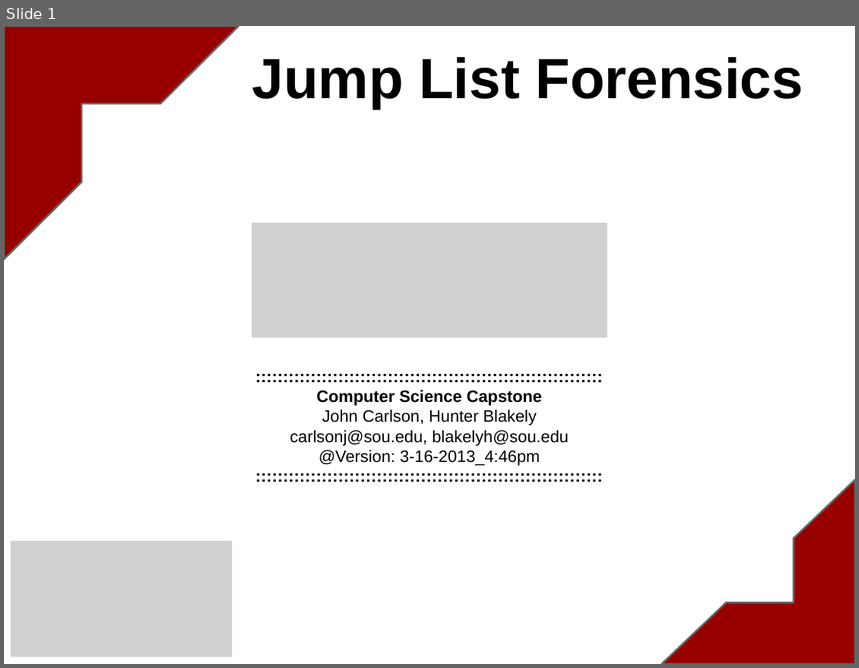
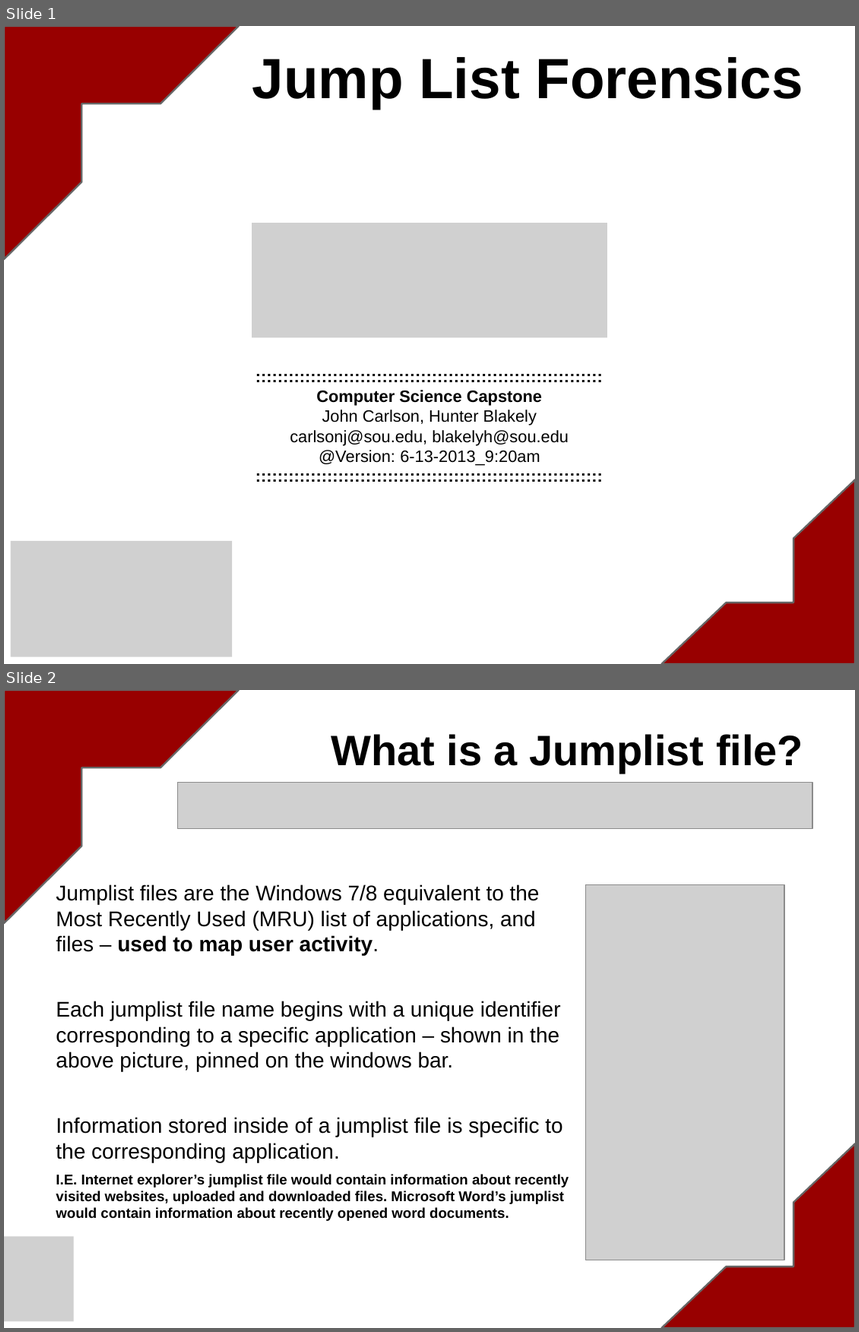
Before and after one commit to blakelyh/Jumplist, a slide deck: doc/project/WindowsJumpLists.pptx. Shown one above the other, each under a label of ours: slide 1 before the commit, slides 1 and 2 after it. The pictures are 859x668 and 859x1332 pixels, drawn with LibreOffice and Linux fonts; fonts in the diff are those of the drawing; grey boxes stand for pictures. Boxes give left, top, right and bottom in pixels: in the first picture for what was removed or moved away, otherwise in the second. Text is boxed around its words. In the diff, an @@ line names an element or a change of style, - is before the commit and + after.

```diff
--- a/doc/project/WindowsJumpLists.pptx
+++ b/doc/project/WindowsJumpLists.pptx
@@ slide 2 added at [4, 690, 855, 1328], background #FFFFFF @@
@@ half frame added at [4, 690, 239, 923], fill #980000, outline #666666 1.5 pt @@
@@ title added at [331, 734, 804, 773], 36 pt, text #000000, bold @@
+What is a Jumplist file?
@@ picture added at [177, 783, 813, 829] @@
@@ text added at [56, 885, 569, 1221], 18 pt, text #000000 @@
+Jumplist files are the Windows 7/8 equivalent to the Most Recently Used (MRU) list of applications, and files – used to map user activity.
+Each jumplist file name begins with a unique identifier corresponding to a specific application – shown in the above picture, pinned on the windows bar.
+Information stored inside of a jumplist file is specific to the corresponding application.
+I.E. Internet explorer’s jumplist file would contain information about recently visited websites, uploaded and downloaded files. Microsoft Word’s jumplist would contain information about recently opened word documents.
@@ picture added at [585, 885, 785, 1260] @@
@@ half frame added at [662, 1144, 855, 1328], fill #980000, outline #666666 1.5 pt @@
@@ picture added at [4, 1236, 74, 1322] @@
@@ slide 1 changed as well @@
@@ text at [319, 450, 540, 465]: text changed @@
-@Version: 3-16-2013_4:46pm
+@Version: 6-13-2013_9:20am
```
Also in this commit, not shown: 6 other slides changed, 3 other slides added, 5 slides removed.
